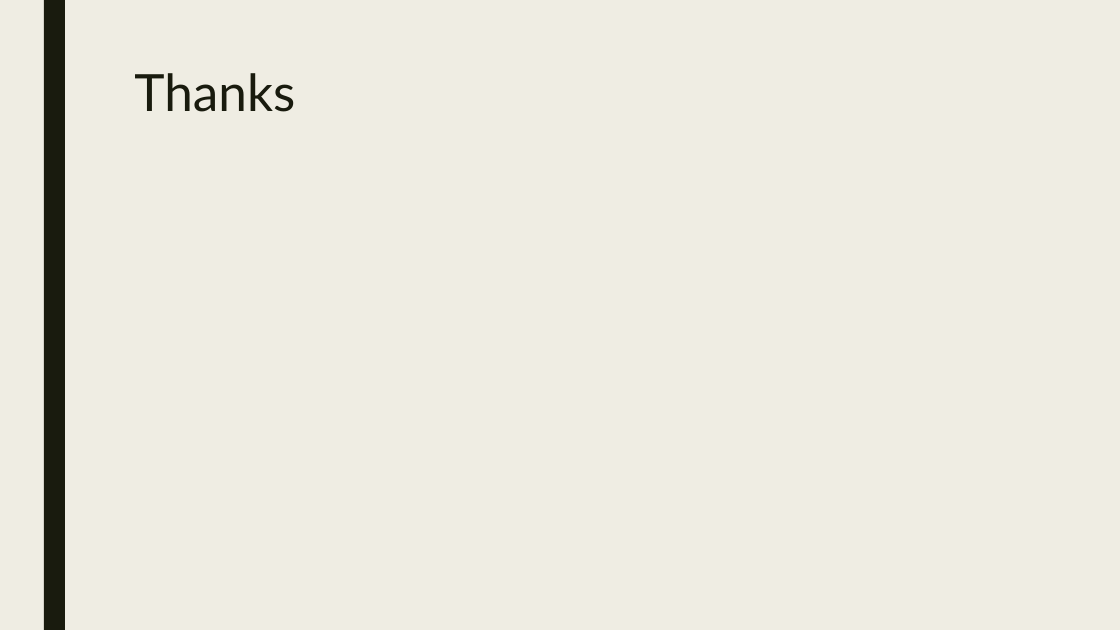
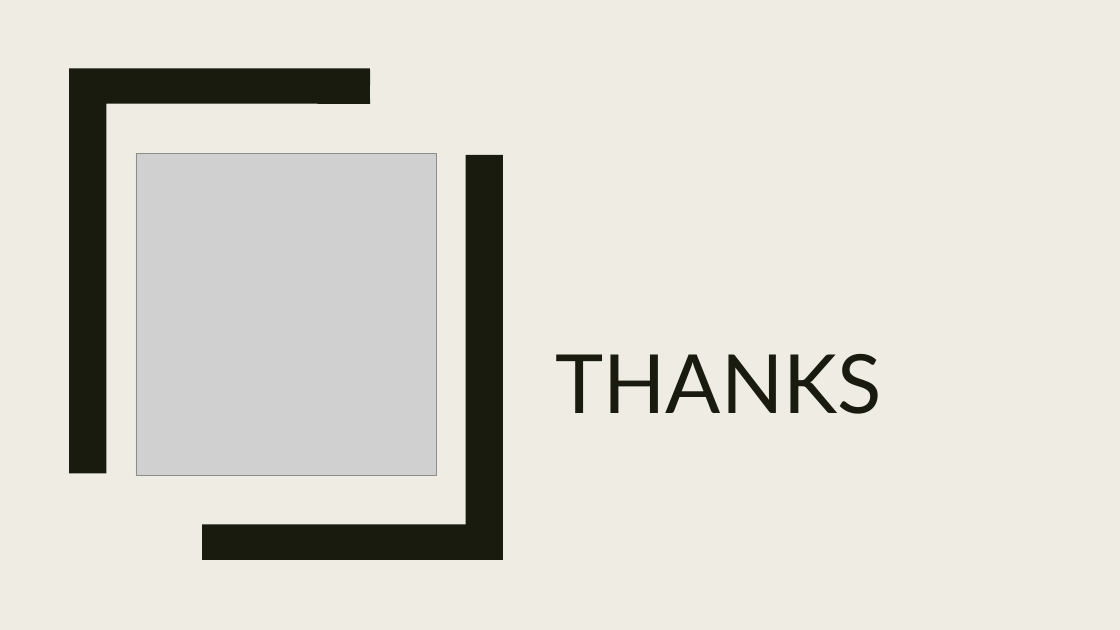
Before and after one commit to abpwrs/bash-talk, a slide deck: slide 15 of presentation/bash-talk.pptx. Drawn at 1120x630 pixels with LibreOffice and Linux fonts; fonts in the diff are those of the drawing; grey boxes stand for pictures. Boxes give left, top, right and bottom in pixels: in the first picture for what was removed or moved away, otherwise in the second. Text is boxed around its words. In the diff, an @@ line names an element or a change of style, - is before the commit and + after.

Commit message:
adding pdf of bash-talk

```diff
--- a/presentation/bash-talk.pptx
+++ b/presentation/bash-talk.pptx
@@ rectangle added at (0,0,1120,630), fill #EFEDE3 @@
@@ freeform shape added at (69,68,370,473), fill #191B0E @@
@@ title "THANKS" at (555,354,881,414): vertical alignment top to bottom @@
@@ picture added at (136,153,436,476) @@
@@ freeform shape added at (202,155,503,560), fill #191B0E @@
@@ title at (555,354,881,414): text changed; size 44 to 70 pt @@
-Thanks
+THANKS
```
Also in this commit, not shown: 2 other files.
